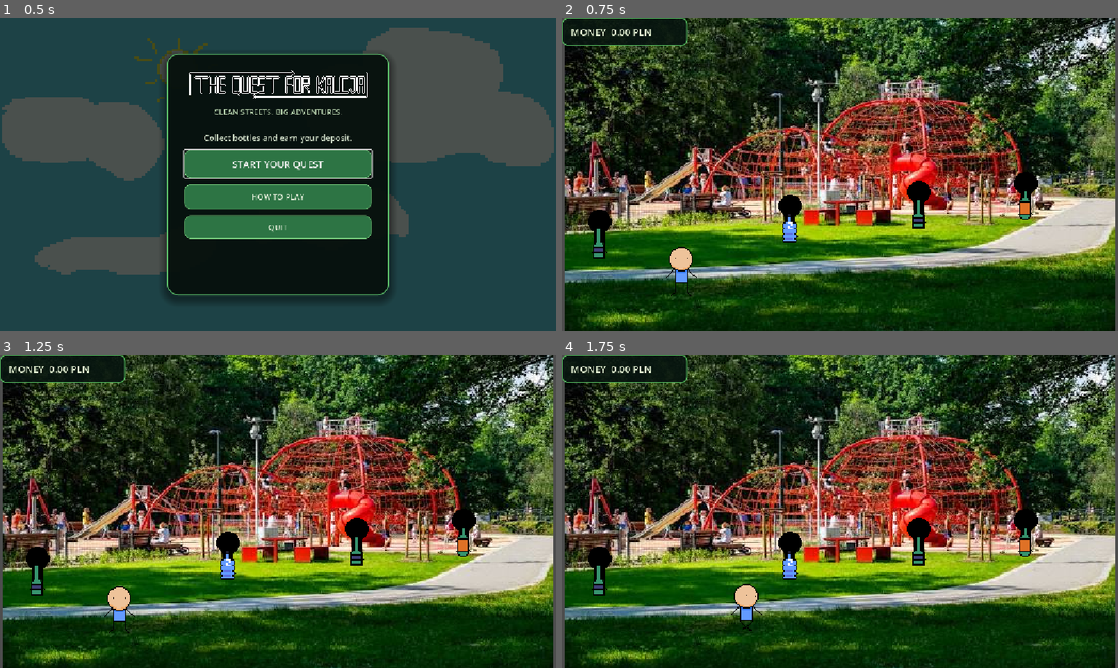
Above: before the commit, frames 1-4 (two rows, left to right).
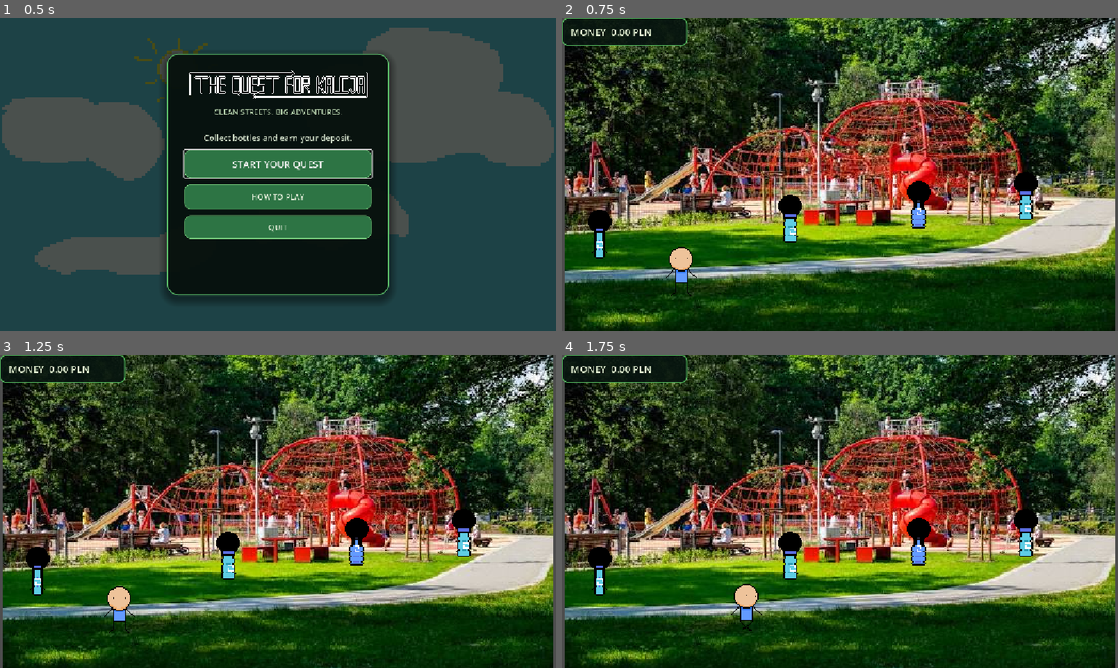
Above: after the commit, the same moments.

Repository: UBGC/quest_for_kaucja
Game: Godot game, scene res://main_menu.tscn
The game is run twice, just before and just after one commit, with the same random seed, the same clock (stepped at 60 frames per second) and the same inputs.
Inputs (mouse positions are in pixels of both pictures, inside the frame that each line leads up to):
- Up to frame 1 (0.5 s): no input
- Up to frame 2 (0.75 s): click "START YOUR QUEST" at 0.5 s
- Up to frame 3 (1.25 s): no input
- Up to frame 4 (1.75 s): tap Enter at 1.25 s; move the mouse to (962, 495) at 1.27 s; hold D (Right) from 1.28 s (still down); hold Enter from 1.28 s (still down)

Frame 1 is identical in both runs. In frame 2, 0.7% of the frame differs, in the area x 5-85%, y 55-77%; in frame 3, 0.7%; in frame 4, 0.7%.

Commit message:
Revert "Merge branch 'main' of https://github.com/UBGC/quest_for_kaucja"
This reverts commit a0ee9688cc1e32dea0ba1b389e4e1f0176d74241, reversing
changes made to 823b1632b4780e8498e7570e8c62f29d1a57a5bd.

Diff:
--- a/butelki.gd
+++ b/butelki.gd
@@ -1,61 +1,71 @@
-class_name Bottle
-extends Area2D
+extends Node
 
 # 1. Definicja flag bitowych za pomocą potęg dwójki (przesunięcie bitowe)
 const FLAG_SZKLANA = 1 << 0    # 1 (binarnie: 01)
 const FLAG_KAUCYJNA = 1 << 1  # 2 (binarnie: 10)
 var graczScena = preload("res://player.tscn")
+var value: float = 0.0
+@onready var bottle_sprite: AnimatedSprite2D = $AnimatedSprite2D
 
 var spritesheet: Texture2D = preload("res://BottleSpriteSheet.png")
-var value: float = 0.0
 
 # Baza danych 6 typów butelek (współrzędne na spritesheet w pikselach: Rect2(x, y, szerokość, wysokość))
 # Załóżmy, że każda ikonka butelki ma wymiary 32x64 piksele i leżą one w rzędzie obok siebie.
 var bottle_types = [
 	{
 		"flags": FLAG_KAUCYJNA, # Szklana (1) + Kaucyjna (2) = 3
-		"base_value": 0.5,
+		"base_value": 1.0,
 		"region": Rect2(0, 0, 13, 18)
 	},
 	{
-		"flags": 0,                 # Tylko Szklana (1)
-		"base_value": 0.5,
+		"flags": FLAG_KAUCYJNA, # Kaucyjna
+		"base_value": 1.0,
 		"region": Rect2(13, 0, 13, 18)
 	},
 	{
 		"flags": FLAG_KAUCYJNA,                # Tylko Kaucyjna (2)
-		"base_value": 0.5,
+		"base_value": 1.0,
 		"region": Rect2(26, 0, 13, 18)
 	},
 	{
 		"flags": FLAG_SZKLANA,                            # Zwykła (ani szklana, ani kaucyjna - np. plastykowa jednorazowa)
-		"base_value": 0.5,
+		"base_value": 1.0,
 		"region": Rect2(39, 0, 13, 18)
 	},
 	{
-		"flags": FLAG_SZKLANA | FLAG_KAUCYJNA, # Kolejny wariant szklanej kaucyjnej
-		"base_value": 0.5,
+		"flags": FLAG_SZKLANA, # Niekaucyjna
+		"base_value": 1.5,
 		"region": Rect2(52, 0, 13, 18)
 	},
 	{
 		"flags": FLAG_SZKLANA,                 # Kolejny wariant szklanej niekaucyjnej
-		"base_value": 0.5,
+		"base_value": 1.2,
 		"region": Rect2(65, 0, 13, 18)
 	}
 ]
 
 func _ready() -> void:
-	var bottle_data := losuj_butelke()
-	value = float(bottle_data["value"])
-
-	var frames: SpriteFrames = $AnimatedSprite2D.sprite_frames.duplicate()
-	frames.set_frame(&"bootle", 0, bottle_data["texture"] as Texture2D)
-	$AnimatedSprite2D.sprite_frames = frames
-	losuj_butelke()
+	var dane_butelki = losuj_butelke()
+	value = dane_butelki["value"]
+	var klatki_animacji: SpriteFrames = bottle_sprite.sprite_frames.duplicate() as SpriteFrames
+	klatki_animacji.set_frame(&"bootle", 0, dane_butelki["texture"])
+	bottle_sprite.sprite_frames = klatki_animacji
+	get_tree().create_timer(6.0).timeout.connect(queue_free)
 
 func losuj_butelke() -> Dictionary:
-	# 1. Losujemy jeden z 6 słowników z tablicy (Godot 4 ma wygodną funkcję pick_random())
-	var dane_butelki = bottle_types.pick_random()
+	var kaucyjne = []
+	var niekaucyjne = []
+	for typ_butelki in bottle_types:
+		if (typ_butelki["flags"] & FLAG_KAUCYJNA) != 0:
+			kaucyjne.append(typ_butelki)
+		else:
+			niekaucyjne.append(typ_butelki)
+
+	var dane_butelki
+	if randf() < 0.25:
+		dane_butelki = niekaucyjne.pick_random()
+	else:
+		dane_butelki = kaucyjne.pick_random()
 
 	# 2. Obliczamy ostateczną cenę na podstawie flag
 	var ostateczna_wartosc = oblicz_wartosc(dane_butelki["flags"], dane_butelki["base_value"])
@@ -87,5 +97,5 @@
 	return obliczona_wartosc
 
 
-func _on_body_entered(_body: CharacterBody2D) -> void:
-	queue_free() #kuźwa załamię się projekt idzie tragicznie
+func _on_body_entered(_body: Node2D) -> void:
+	queue_free()
